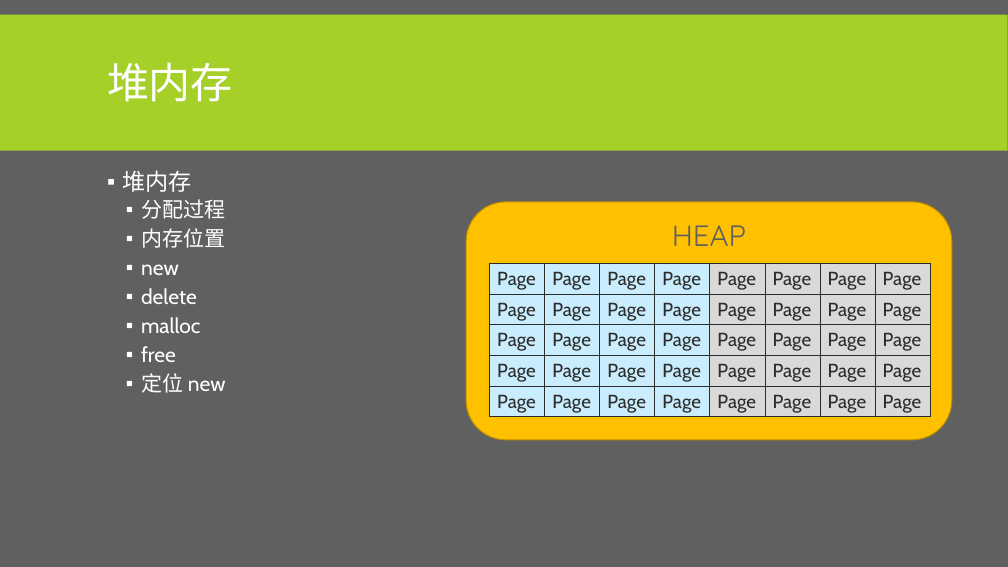
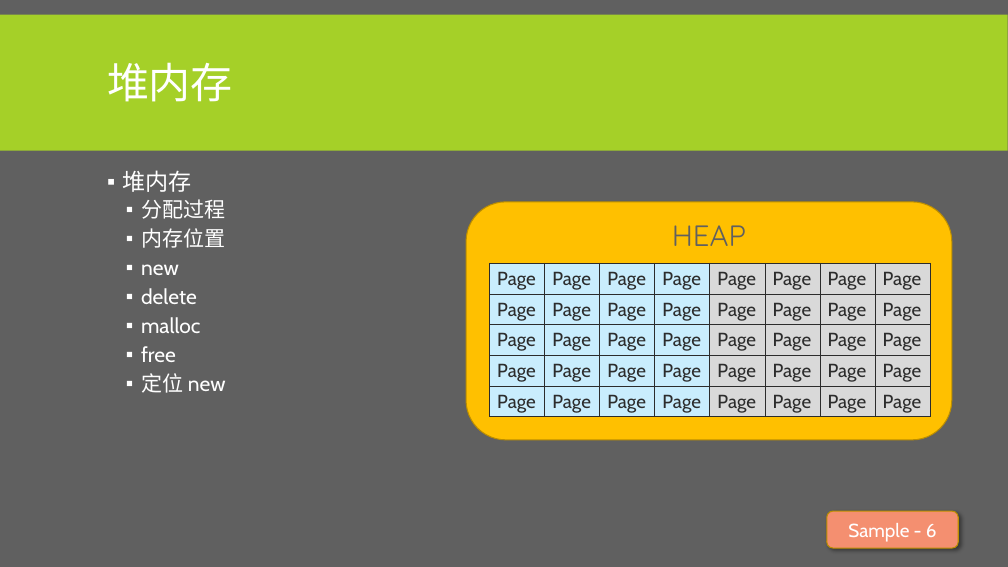
Before and after one commit to albertclass/Lessons, a slide deck: slide 22 of advance c++/courseware.pptx (slide 21 before the commit). Drawn at 1008x567 pixels with LibreOffice and Linux fonts; fonts in the diff are those of the drawing. Boxes give left, top, right and bottom in pixels: in the first picture for what was removed or moved away, otherwise in the second. Text is boxed around its words. In the diff, an @@ line names an element or a change of style, - is before the commit and + after.

```diff
--- a/advance c++/courseware.pptx
+++ b/advance c++/courseware.pptx
@@ rounded rectangle added at [827, 511, 959, 548], fill #F48F70, outline #BD8E00 1 pt, 18 pt, text #FFFFFF @@
+Sample - 6
```
Also in this commit, not shown: 6 other slides changed, 1 slide added, 4 other files.
